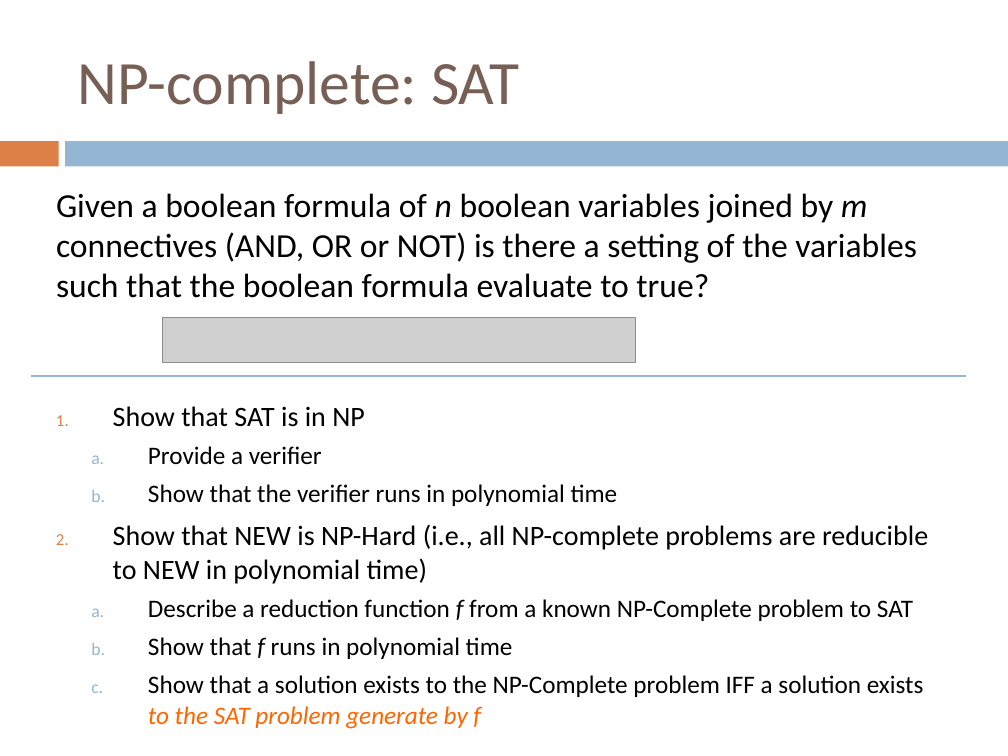
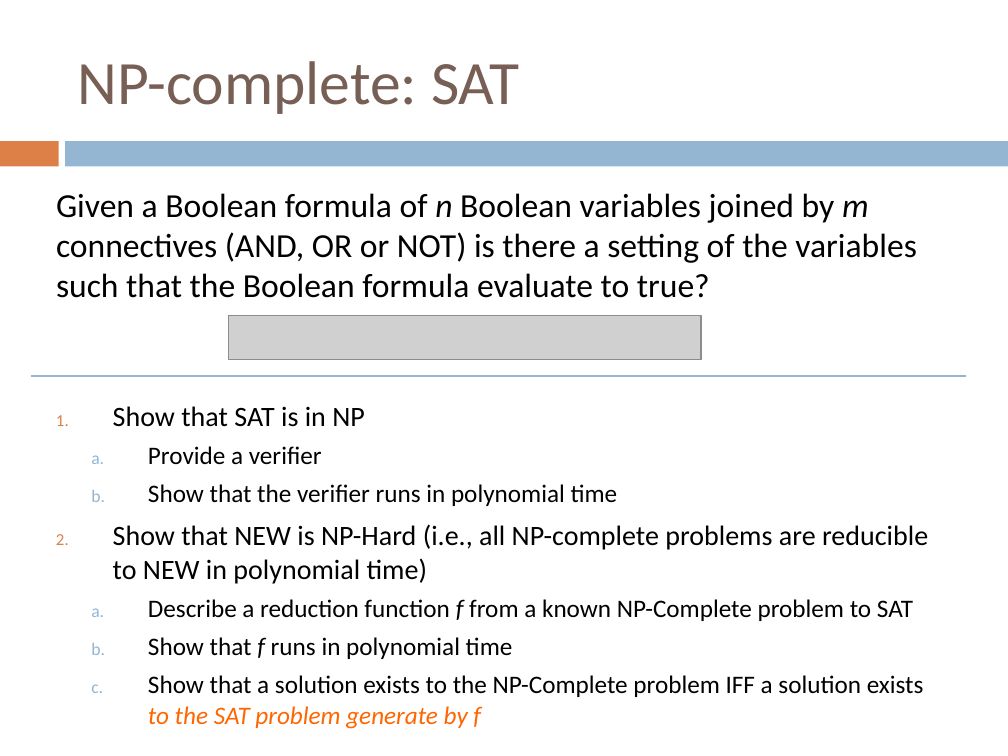
Before and after one commit to Collins-kariuk/Algorithms, a slide deck: slide 12 of Lectures/Lecture 24_NP-Complete Reductions.pptx. Drawn at 1008x756 pixels with LibreOffice and Linux fonts; fonts in the diff are those of the drawing; grey boxes stand for pictures. Boxes give left, top, right and bottom in pixels: in the first picture for what was removed or moved away, otherwise in the second. Text is boxed around its words. In the diff, an @@ line names an element or a change of style, - is before the commit and + after.

```diff
--- a/Lectures/Lecture 24_NP-Complete Reductions.pptx
+++ b/Lectures/Lecture 24_NP-Complete Reductions.pptx
@@ text at (56,193,916,298): text changed @@
-Given a boolean formula of n boolean variables joined by m connectives (AND, OR or NOT) is there a setting of the variables such that the boolean formula evaluate to true?
+Given a Boolean formula of n Boolean variables joined by m connectives (AND, OR or NOT) is there a setting of the variables such that the Boolean formula evaluate to true?
@@ picture: place and size @@
-picture at (162,318,635,362)
+picture at (228,316,701,360)
```
Also in this commit, not shown: 26 other slides changed.
